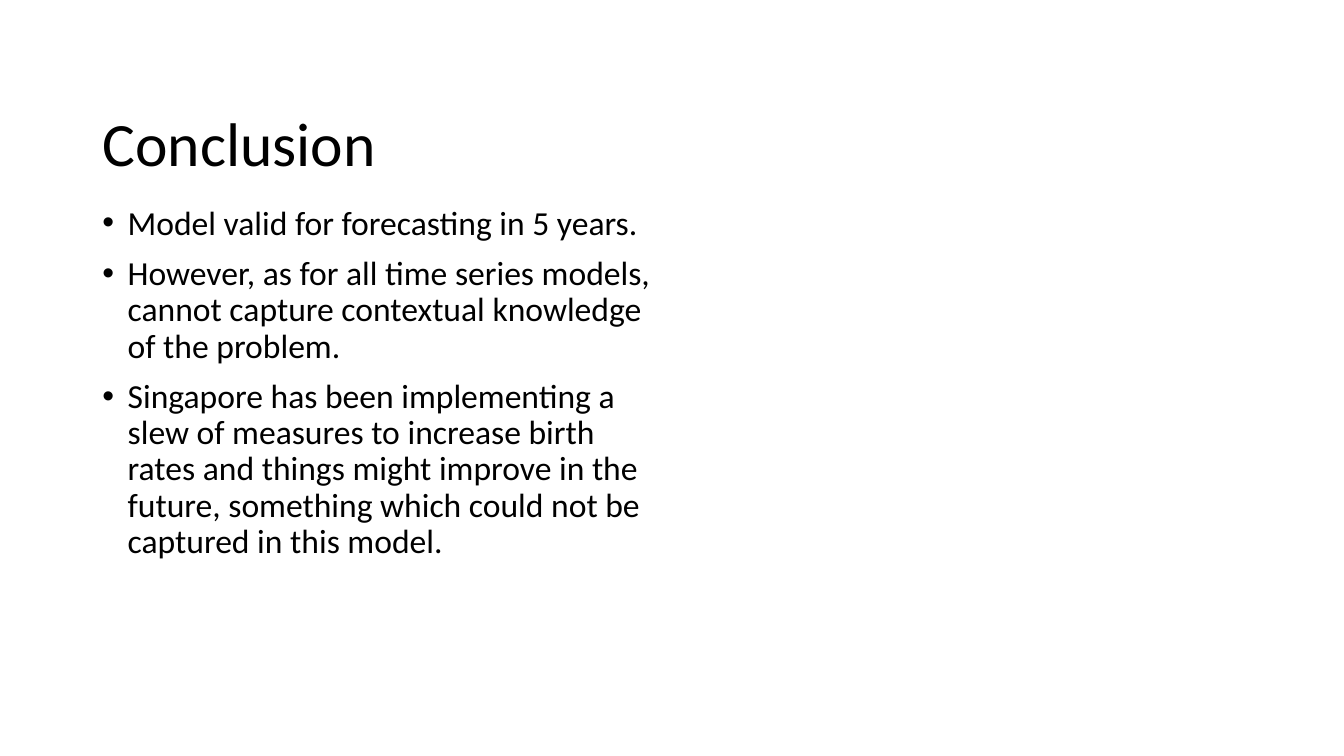
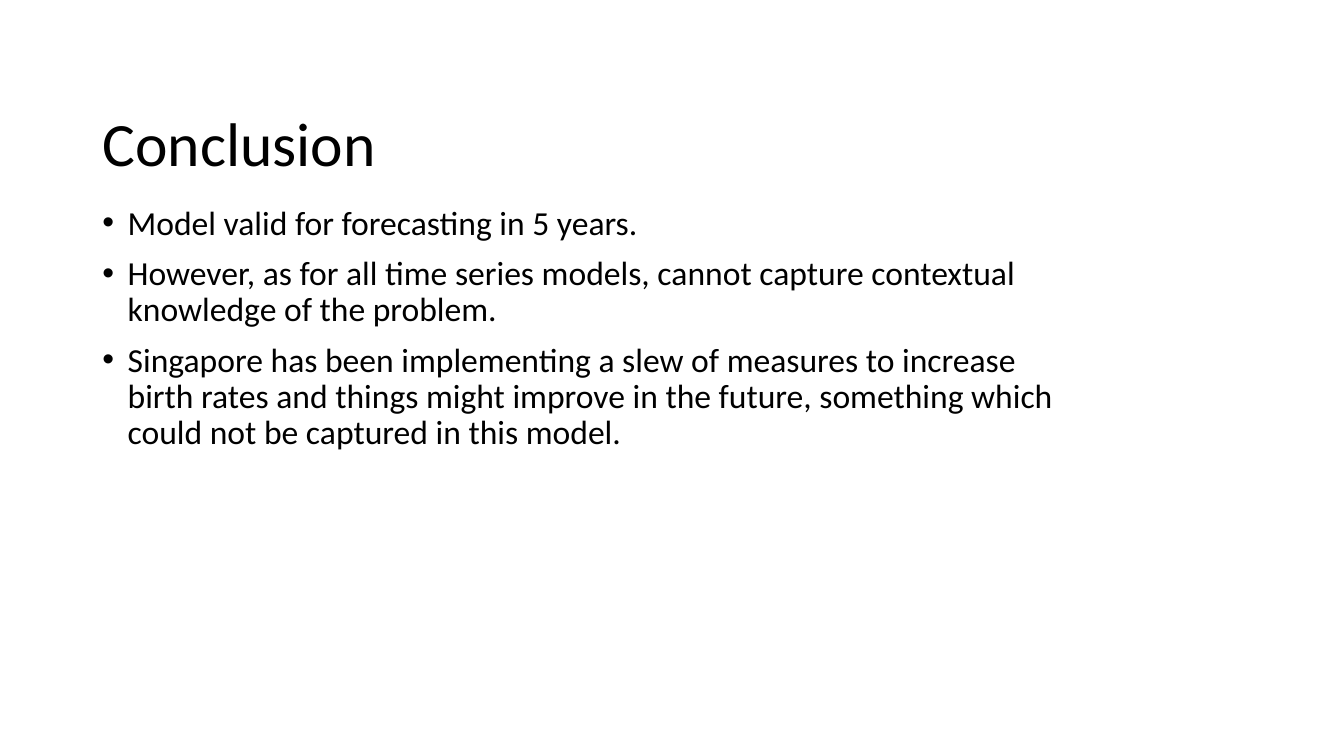
Before and after one commit to kclzl/timeSeries_SGbirthRate, a slide deck: slide 21 of timeseries-proj-presentation.pptx. Drawn at 1344x756 pixels with LibreOffice and Linux fonts; fonts in the diff are those of the drawing. Boxes give left, top, right and bottom in pixels: in the first picture for what was removed or moved away, otherwise in the second. Text is boxed around its words. In the diff, an @@ line names an element or a change of style, - is before the commit and + after.

```diff
--- a/timeseries-proj-presentation.pptx
+++ b/timeseries-proj-presentation.pptx
@@ text "Model valid for forecasting in ..." rewrapped from <box>128,211,650,559</box> to <box>128,211,1052,450</box> @@
```
Also in this commit, not shown: 3 other slides changed, 3 other files.
